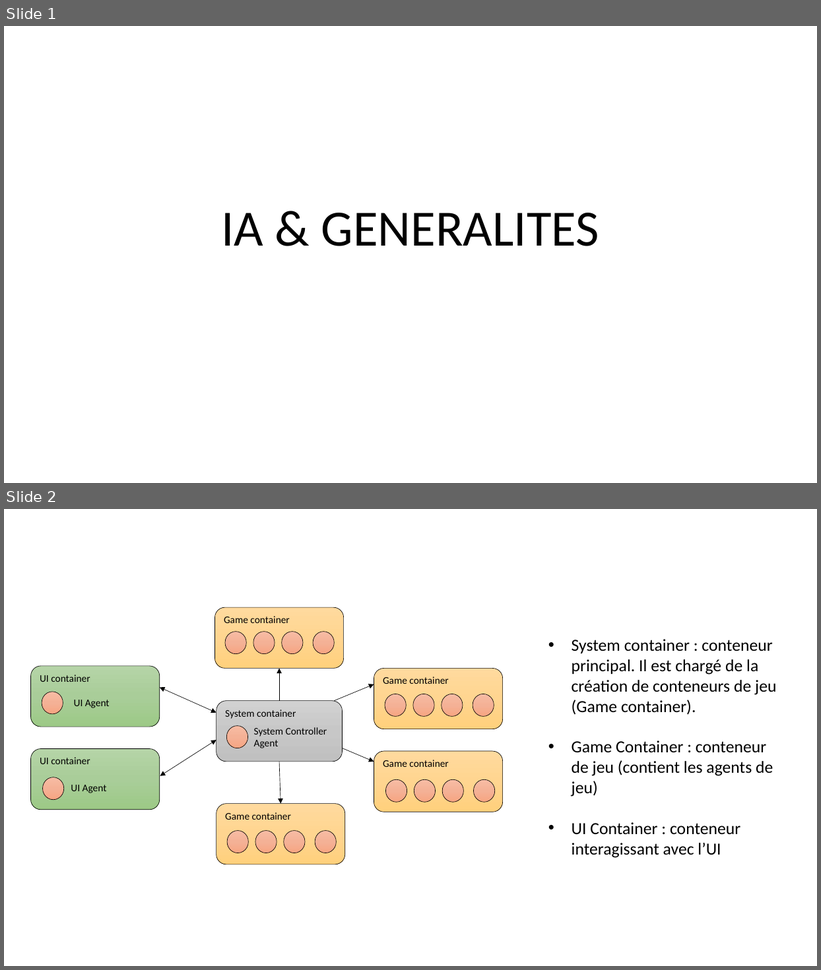
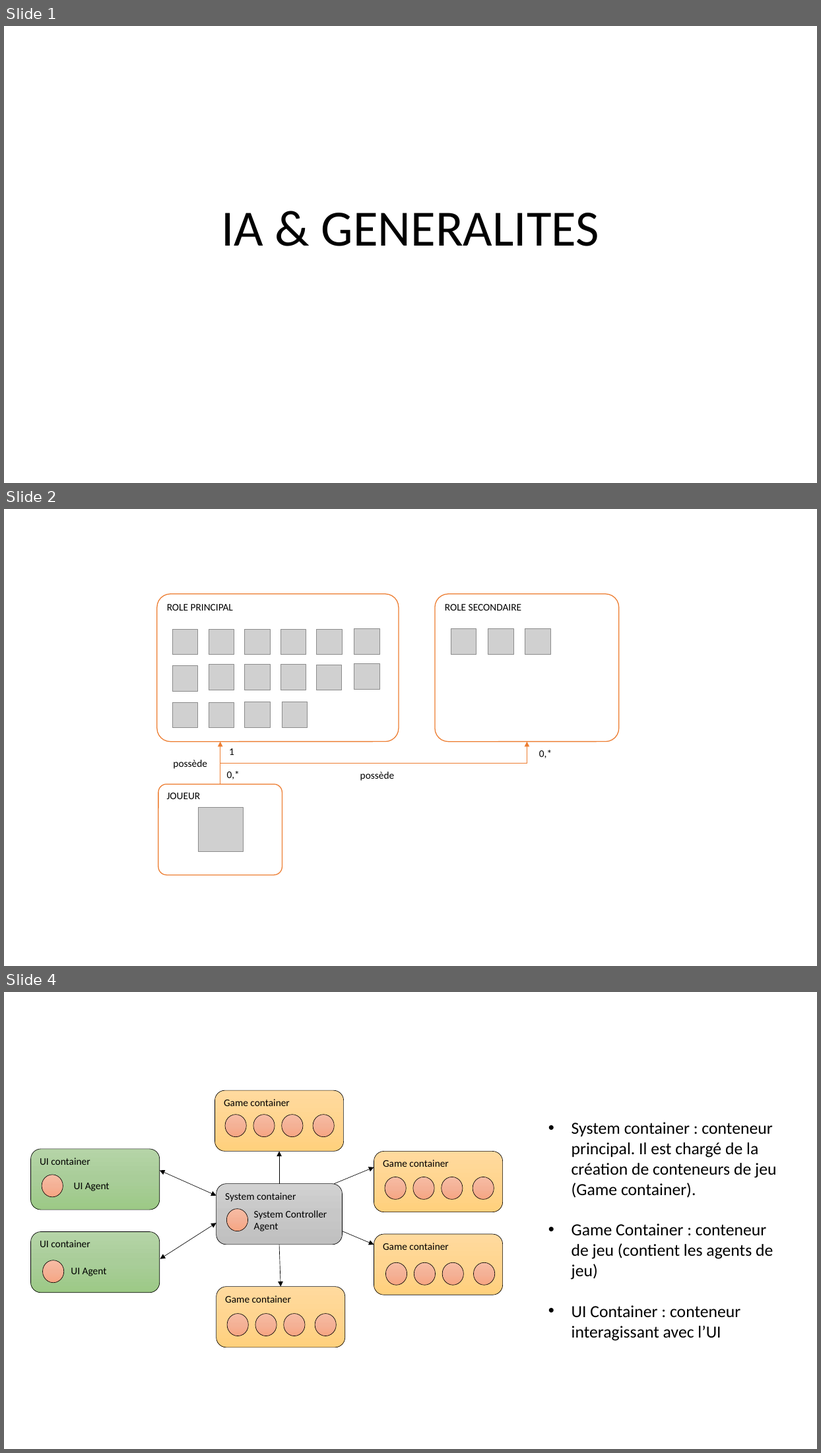
Before and after one commit to konamdav/Loup-Garou, a slide deck: README.pptx. Shown one above the other, each under a label of ours: slides 1 and 2 before the commit, slides 1, 2 and 4 after it; the slides between them are not shown. The pictures are 821x970 and 821x1453 pixels, drawn with LibreOffice and Linux fonts; fonts in the diff are those of the drawing; grey boxes stand for pictures. Boxes give left, top, right and bottom in pixels: in the first picture for what was removed or moved away, otherwise in the second. Text is boxed around its words. In the diff, an @@ line names an element or a change of style, - is before the commit and + after.

```diff
--- a/README.pptx
+++ b/README.pptx
@@ slide 2 added at (x1=4, y1=509, x2=817, y2=966), background #FFFFFF @@
@@ rounded rectangle added at (x1=157, y1=593, x2=399, y2=741), fill #FFFFFF, outline #ED7D31 1 pt, 12 pt, text #000000 @@
+ROLE PRINCIPAL
@@ rounded rectangle added at (x1=435, y1=593, x2=620, y2=741), fill #FFFFFF, outline #ED7D31 1 pt, 12 pt, text #000000 @@
+ROLE SECONDAIRE
@@ picture added at (x1=172, y1=629, x2=198, y2=655) @@
@@ picture added at (x1=209, y1=629, x2=234, y2=655) @@
@@ picture added at (x1=245, y1=629, x2=271, y2=655) @@
@@ picture added at (x1=281, y1=629, x2=306, y2=655) @@
@@ picture added at (x1=317, y1=629, x2=343, y2=655) @@
@@ picture added at (x1=354, y1=629, x2=380, y2=655) @@
@@ picture added at (x1=451, y1=629, x2=477, y2=655) @@
@@ picture added at (x1=488, y1=629, x2=514, y2=655) @@
@@ picture added at (x1=525, y1=629, x2=551, y2=655) @@
@@ picture added at (x1=172, y1=666, x2=198, y2=691) @@
@@ picture added at (x1=209, y1=665, x2=234, y2=690) @@
@@ picture added at (x1=245, y1=665, x2=271, y2=690) @@
@@ picture added at (x1=281, y1=665, x2=306, y2=690) @@
@@ picture added at (x1=316, y1=665, x2=342, y2=691) @@
@@ picture added at (x1=354, y1=664, x2=380, y2=690) @@
@@ picture added at (x1=172, y1=702, x2=198, y2=728) @@
@@ picture added at (x1=209, y1=702, x2=234, y2=728) @@
@@ picture added at (x1=245, y1=702, x2=271, y2=728) @@
@@ picture added at (x1=282, y1=702, x2=308, y2=728) @@
@@ arrow added from (220, 785) to (220, 742), #ED7D31 0.5 pt @@
@@ elbow arrow added from (220, 785) to (527, 742), #ED7D31 0.5 pt @@
@@ text added at (x1=173, y1=760, x2=207, y2=769), 12 pt, text #000000 @@
+possède
@@ text added at (x1=229, y1=749, x2=234, y2=755), 12 pt, text #000000 @@
+1
@@ text added at (x1=539, y1=750, x2=552, y2=758), 12 pt, text #000000 @@
+0,*
@@ rounded rectangle added at (x1=158, y1=785, x2=282, y2=875), fill #FFFFFF, outline #ED7D31 1 pt, 12 pt, text #000000 @@
+JOUEUR
@@ text added at (x1=227, y1=771, x2=240, y2=780), 12 pt, text #000000 @@
+0,*
@@ text added at (x1=360, y1=772, x2=395, y2=781), 12 pt, text #000000 @@
+possède
@@ picture added at (x1=199, y1=808, x2=243, y2=852) @@
@@ what was slide 2 is now slide 4 @@
```
Also in this commit, not shown: 1 slide changed, 1 other slide added, 2 slides removed, 4 other files.
